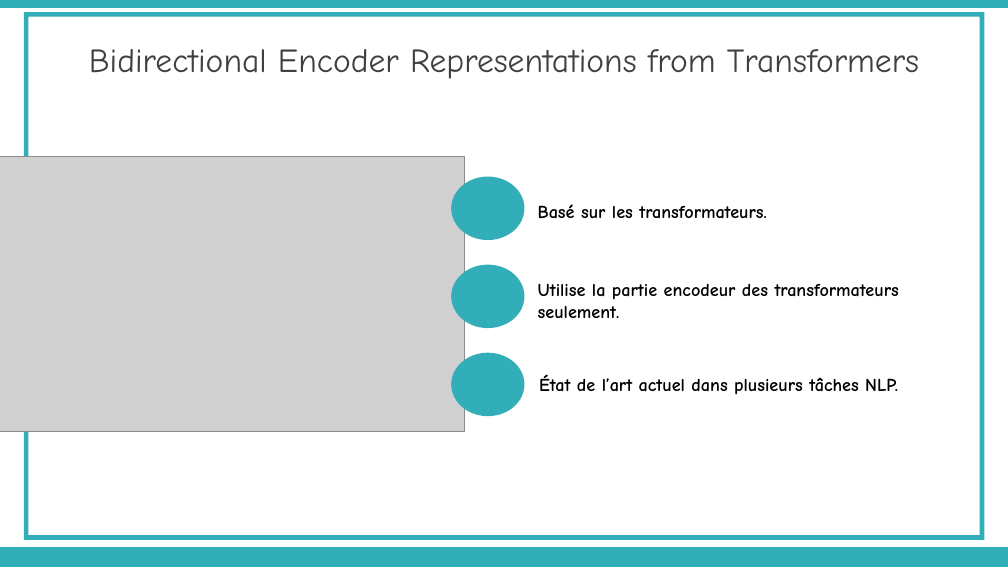
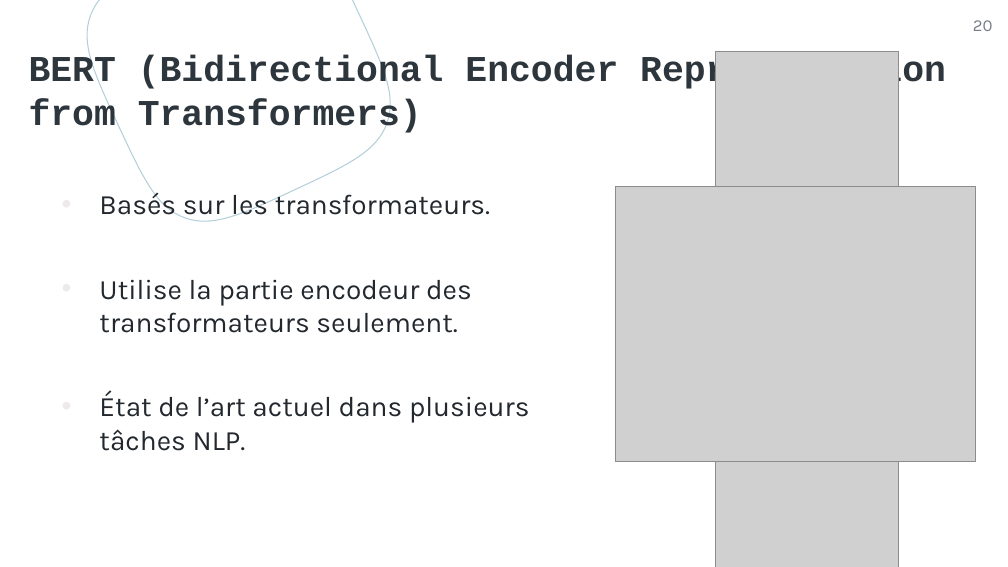
Before and after one commit to rbouadjenek/YouTaQA, a slide deck: slide 20 of Paper/présentation Soutenance Master AGABI & TIDAFI.pptx (slide 14 before the commit). Drawn at 1008x567 pixels with LibreOffice and Linux fonts; fonts in the diff are those of the drawing; grey boxes stand for pictures. Boxes give left, top, right and bottom in pixels: in the first picture for what was removed or moved away, otherwise in the second. Text is boxed around its words. In the diff, an @@ line names an element or a change of style, - is before the commit and + after.

```diff
--- a/Paper/présentation Soutenance Master AGABI & TIDAFI.pptx
+++ b/Paper/présentation Soutenance Master AGABI & TIDAFI.pptx
@@ rectangle removed at [0,0,1008,8] @@
@@ frame removed at [24,12,985,540] @@
@@ freeform shape added at [87,0,390,222], outline #B5CFDA 0.75 pt @@
@@ page number added at [973,20,993,31], 12 pt, text #767E85 @@
+20
@@ title "BERT (Bidirectional Encoder Representation from ..." at [29,56,946,135]: vertical alignment middle to top @@
@@ title at [29,56,946,135]: text changed; size 24 to 26 pt; font Comic Neue to Courier New; text colour #404040 to #2E363D; bold on @@
-Bidirectional Encoder Representations from Transformers
+BERT (Bidirectional Encoder Representation from Transformers)
@@ picture added at [716,51,899,567] @@
@@ ellipse removed at [452,176,525,240] @@
@@ text added at [99,189,529,451], 20 pt, text #23282E @@
+• Basés sur les transformateurs.
+• Utilise la partie encodeur des transformateurs seulement.
+• État de l’art actuel dans plusieurs tâches NLP.
@@ text removed at [538,204,767,219] @@
-Basé sur les transformateurs.
@@ picture: place and size @@
-picture at [0,156,465,431]
+picture at [615,186,975,462]
@@ ellipse removed at [452,265,525,329] @@
@@ text removed at [538,283,899,318] @@
-Utilise la partie encodeur des transformateurs seulement.
@@ ellipse removed at [452,353,525,416] @@
@@ text removed at [539,375,898,395] @@
-État de l’art actuel dans plusieurs tâches NLP.
@@ rectangle removed at [0,547,1008,567] @@
```
Also in this commit, not shown: 20 other slides changed, 16 slides added, 10 slides removed, 5 other files.
